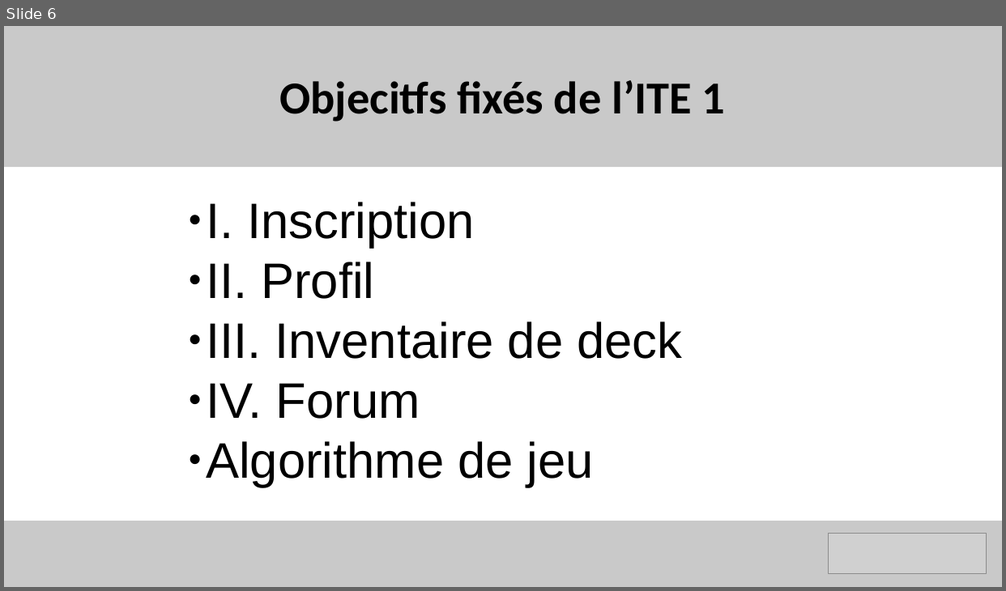
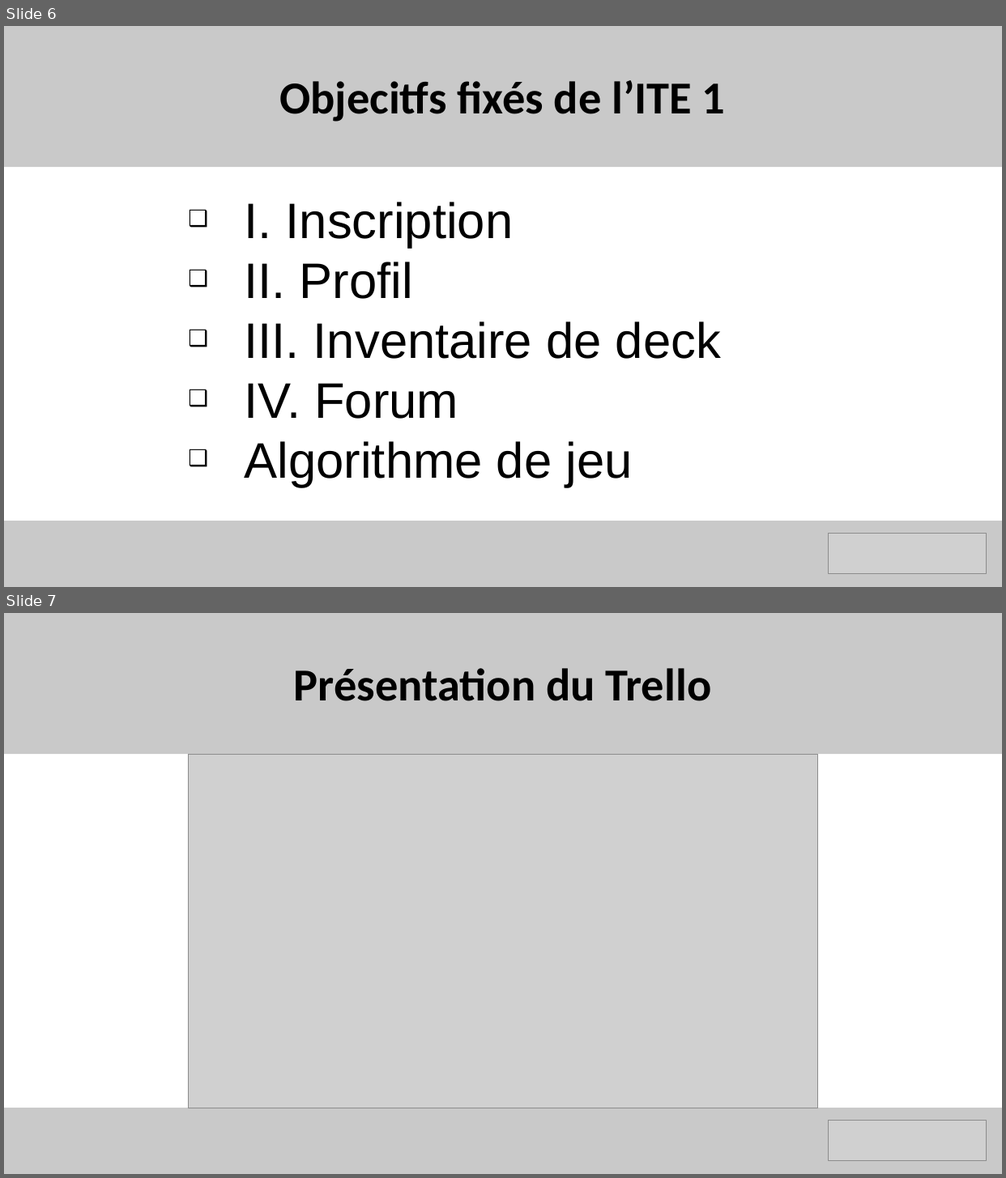
Before and after one commit to benjaminrodriguez/MemoCards, a slide deck: MemoCards_Ite1.pptx. Shown one above the other, each under a label of ours: slide 6 before the commit, slides 6 and 7 after it. The pictures are 1006x591 and 1006x1178 pixels, drawn with LibreOffice and Linux fonts; fonts in the diff are those of the drawing; grey boxes stand for pictures. Boxes give left, top, right and bottom in pixels: in the first picture for what was removed or moved away, otherwise in the second. Text is boxed around its words. In the diff, an @@ line names an element or a change of style, - is before the commit and + after.

```diff
--- a/MemoCards_Ite1.pptx
+++ b/MemoCards_Ite1.pptx
@@ slide 7 added at (4,613,1002,1174), background #FFFFFF @@
@@ rectangle added at (4,613,1002,755), fill #C9C9C9 @@
@@ text added at (294,668,711,701), 44 pt, text #000000, bold @@
+Présentation du Trello
@@ picture added at (188,755,818,1109) @@
@@ rectangle added at (4,1108,1002,1174), fill #C9C9C9 @@
@@ picture added at (829,1121,987,1161) @@
@@ slide 6 changed as well @@
@@ text "I. Inscription" at (245,202,721,488): bullet ● to ❑ @@
```
Also in this commit, not shown: 7 other slides changed, 1 slide removed, 3 other files.
